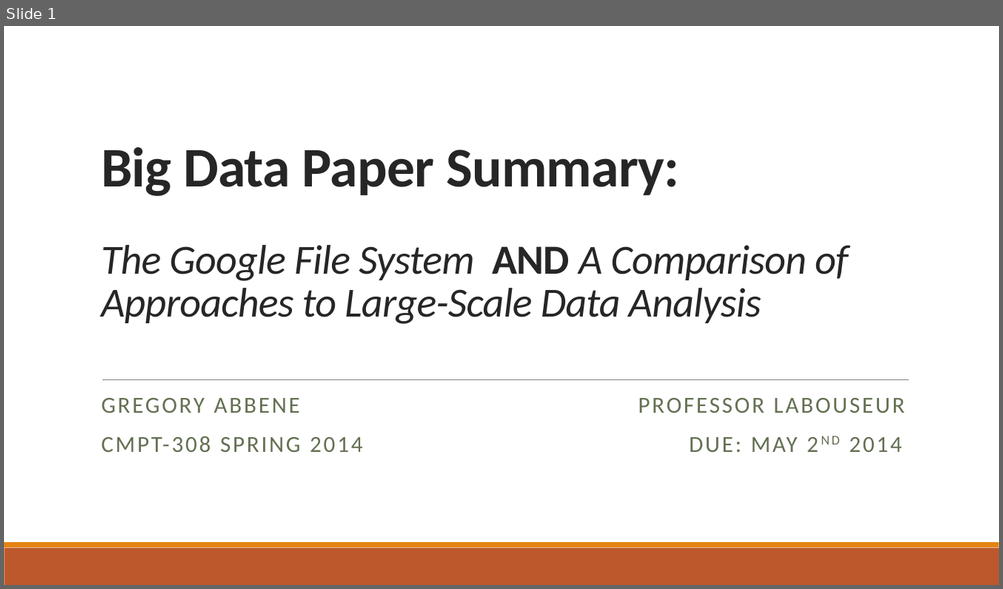
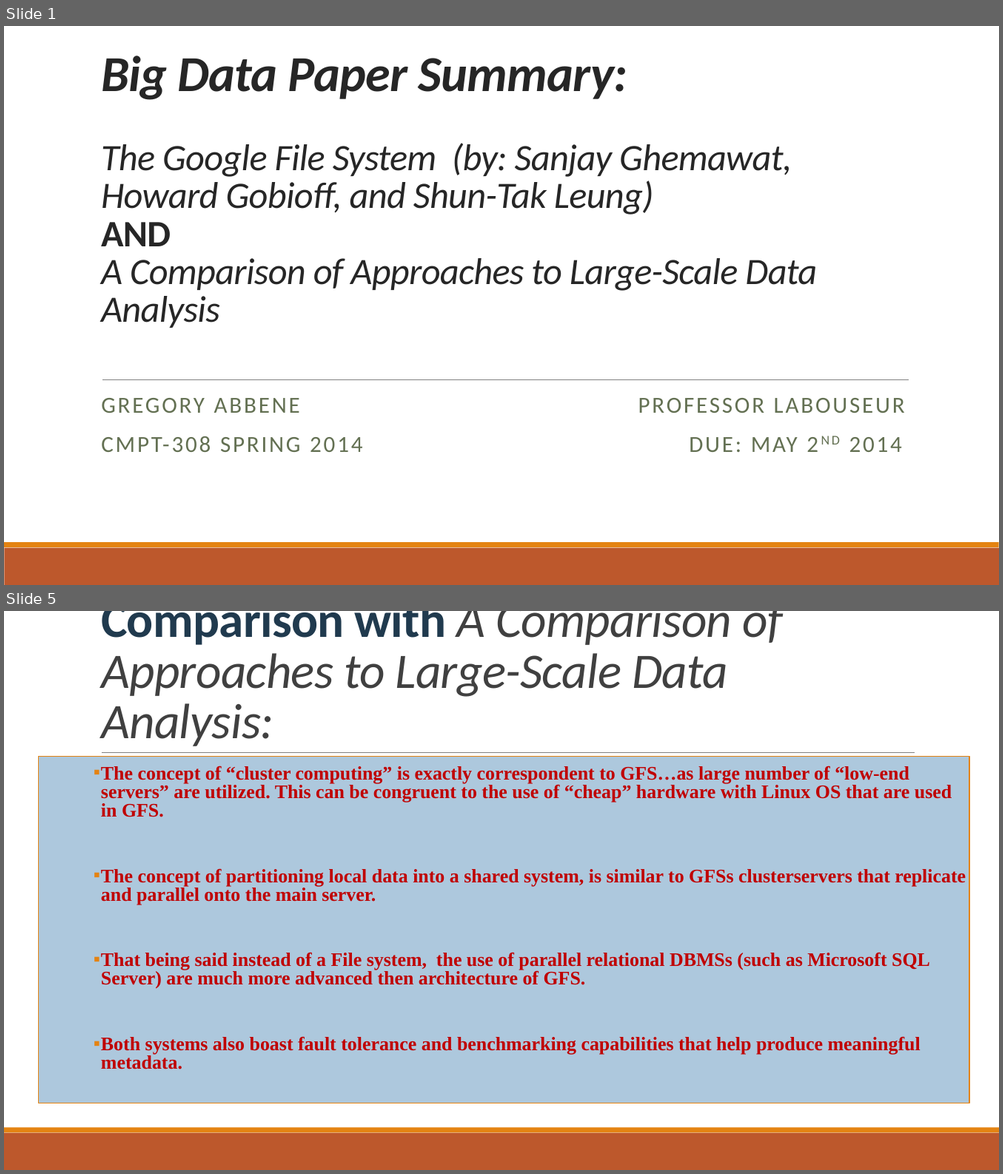
Before and after one commit to gabbene23/DatabaseManagement, a slide deck: Big Data Paper Summary/The Google File System PPP.pptx. Shown one above the other, each under a label of ours: slide 1 before the commit, slides 1 and 5 after it; the slides between them are not shown. The pictures are 1003x589 and 1003x1174 pixels, drawn with LibreOffice and Linux fonts; fonts in the diff are those of the drawing. Boxes give left, top, right and bottom in pixels: in the first picture for what was removed or moved away, otherwise in the second. Text is boxed around its words. In the diff, an @@ line names an element or a change of style, - is before the commit and + after.

Commit message:
Finished Big Data Paper!
Sorry for being a day late, Business Capping has consumed my life the
last two weeks

```diff
--- a/Big Data Paper Summary/The Google File System PPP.pptx
+++ b/Big Data Paper Summary/The Google File System PPP.pptx
@@ slide 5 added at (4, 611, 999, 1170), background #FFFFFF; not listed: 2 template elements that a slide beside it also shows @@
@@ title added at (101, 611, 782, 746), 48 pt, text #404040, italic @@
+Comparison with A Comparison of Approaches to Large-Scale Data Analysis:
@@ rectangle added at (38, 757, 969, 1103), fill #ADC8DD, outline #E48312 1 pt @@
@@ text added at (101, 766, 965, 1070), 18.5 pt, text #C00000, bold @@
+▪ The concept of “cluster computing” is exactly correspondent to GFS…as large number of “low-end servers” are utilized. This can be congruent to the use of “cheap” hardware with Linux OS that are used in GFS.
+▪ The concept of partitioning local data into a shared system, is similar to GFSs clusterservers that replicate and parallel onto the main server.
+▪ That being said instead of a File system, the use of parallel relational DBMSs (such as Microsoft SQL Server) are much more advanced then architecture of GFS.
+▪ Both systems also boast fault tolerance and benchmarking capabilities that help produce meaningful metadata.
@@ line added from (102, 753) to (915, 753), #808080 0.5 pt @@
@@ slide 1 changed as well @@
@@ title at (101, 56, 817, 328): text changed; size 40 to 36 pt @@
-Big Data Paper Summary:
-The Google File System AND A Comparison of Approaches to Large-Scale Data Analysis
+Big Data Paper Summary:
+The Google File System (by: Sanjay Ghemawat, Howard Gobioff, and Shun-Tak Leung)
+AND
+A Comparison of Approaches to Large-Scale Data Analysis
```
Also in this commit, not shown: 4 other slides added, 1 slide removed.
